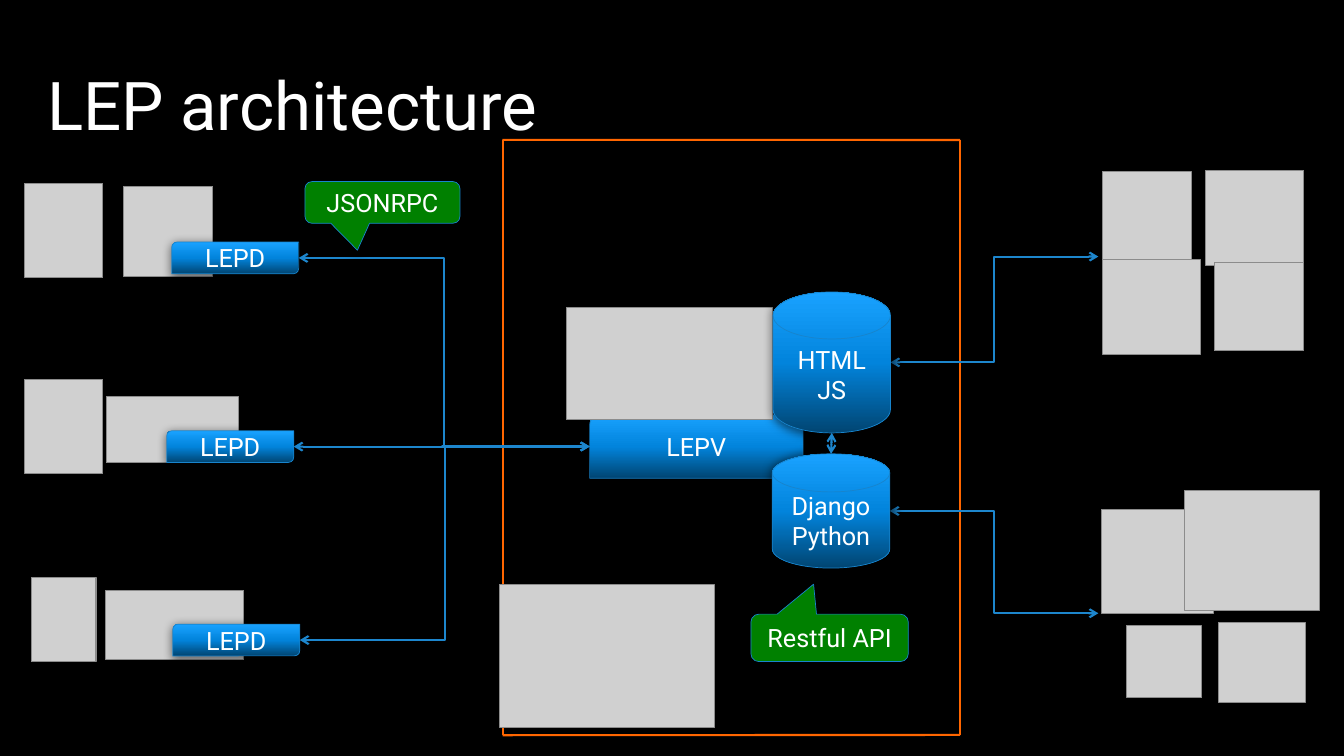
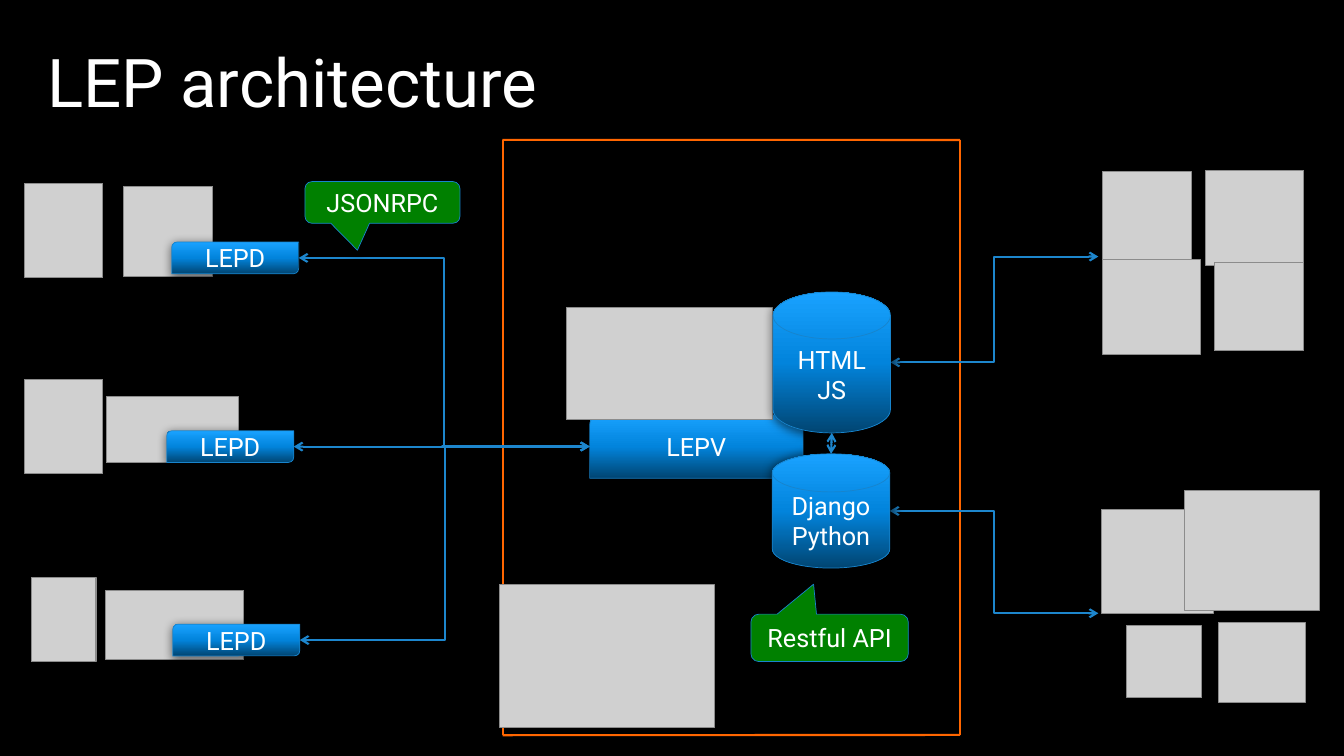
Before and after one commit to linuxep/linuxep, a slide deck: slide 9 of media/LEP-introduction.pptx. Drawn at 1344x756 pixels with LibreOffice and Linux fonts; fonts in the diff are those of the drawing; grey boxes stand for pictures; background and template pictures are left out. Boxes give left, top, right and bottom in pixels: in the first picture for what was removed or moved away, otherwise in the second. Text is boxed around its words. In the diff, an @@ line names an element or a change of style, - is before the commit and + after.

```diff
--- a/media/LEP-introduction.pptx
+++ b/media/LEP-introduction.pptx
@@ title "LEP architecture" rewrapped from <box>47,79,537,146</box> to <box>47,56,537,108</box> @@
```
Also in this commit, not shown: 1 other slide changed, 3 other files.
